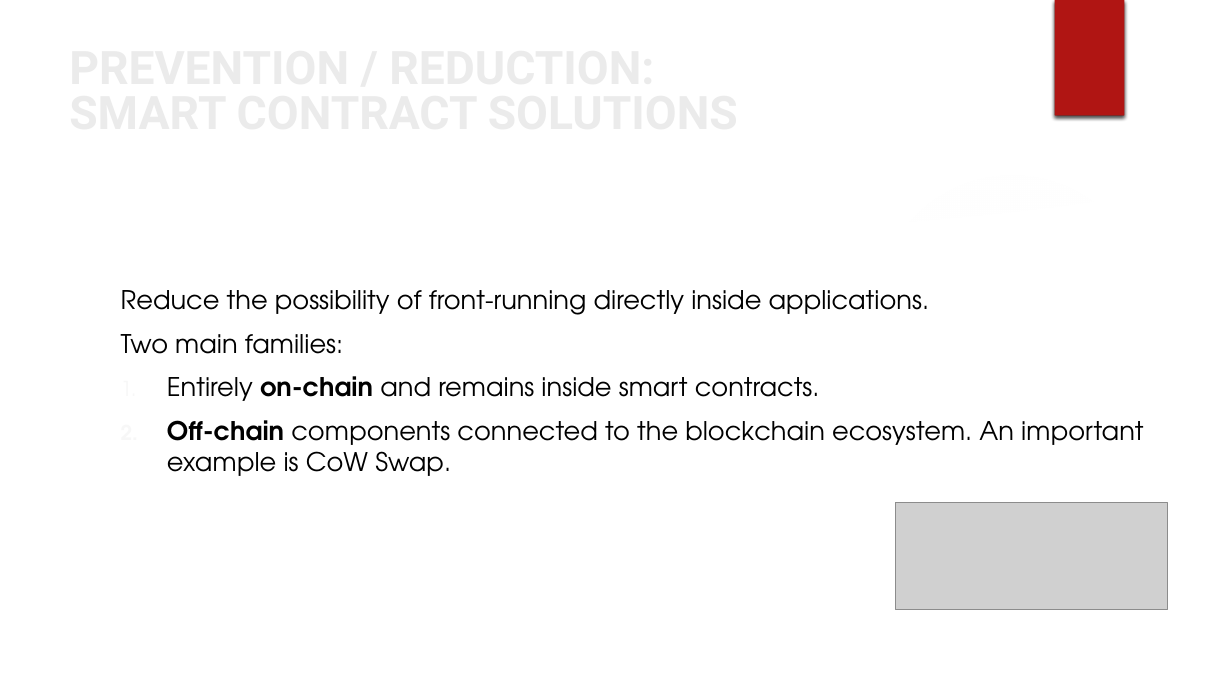
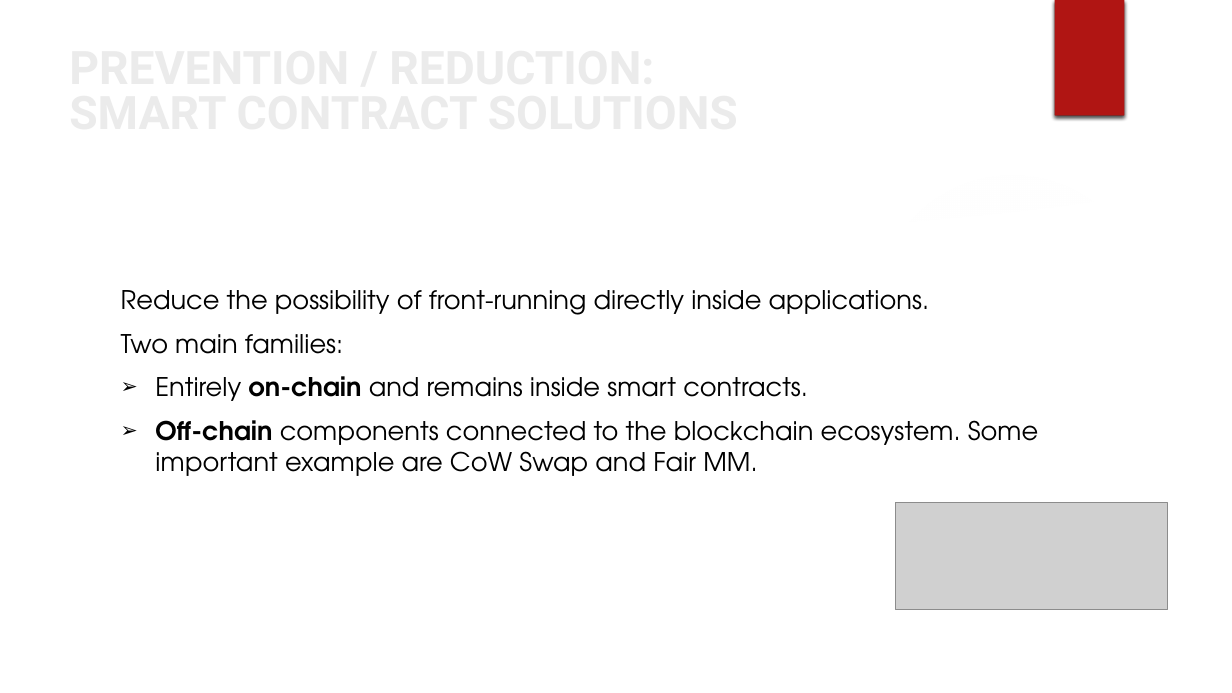
Before and after one commit to CamillaMagistrello/DECENTRALIZED_SYSTEM, a slide deck: slide 8 of SEMINARIO/MEV.pptx. Drawn at 1232x693 pixels with LibreOffice and Linux fonts; fonts in the diff are those of the drawing; grey boxes stand for pictures; background and template pictures are left out. Boxes give left, top, right and bottom in pixels: in the first picture for what was removed or moved away, otherwise in the second. Text is boxed around its words. In the diff, an @@ line names an element or a change of style, - is before the commit and + after.

```diff
--- a/SEMINARIO/MEV.pptx
+++ b/SEMINARIO/MEV.pptx
@@ text at (x1=155, y1=376, x2=808, y2=401): bullet 1. to ➢; bullet colour #F7F7F7 to #000000 @@
@@ text at (x1=155, y1=420, x2=1038, y2=476): text changed @@
-2. Off-chain components connected to the blockchain ecosystem. An important example is CoW Swap.
+➢ Off-chain components connected to the blockchain ecosystem. Some important example are CoW Swap and Fair MM.
```
Also in this commit, not shown: 7 other slides changed.
